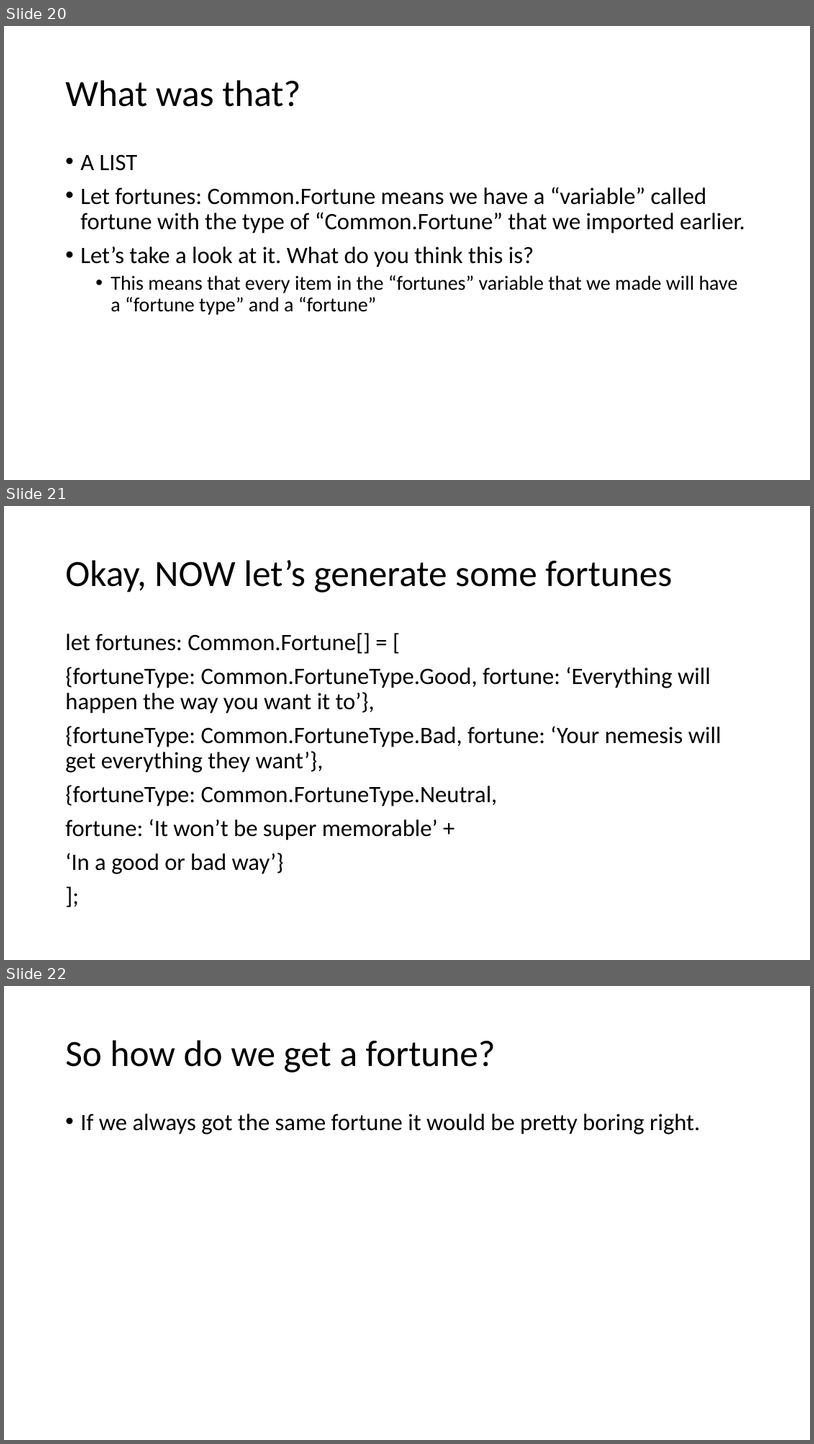
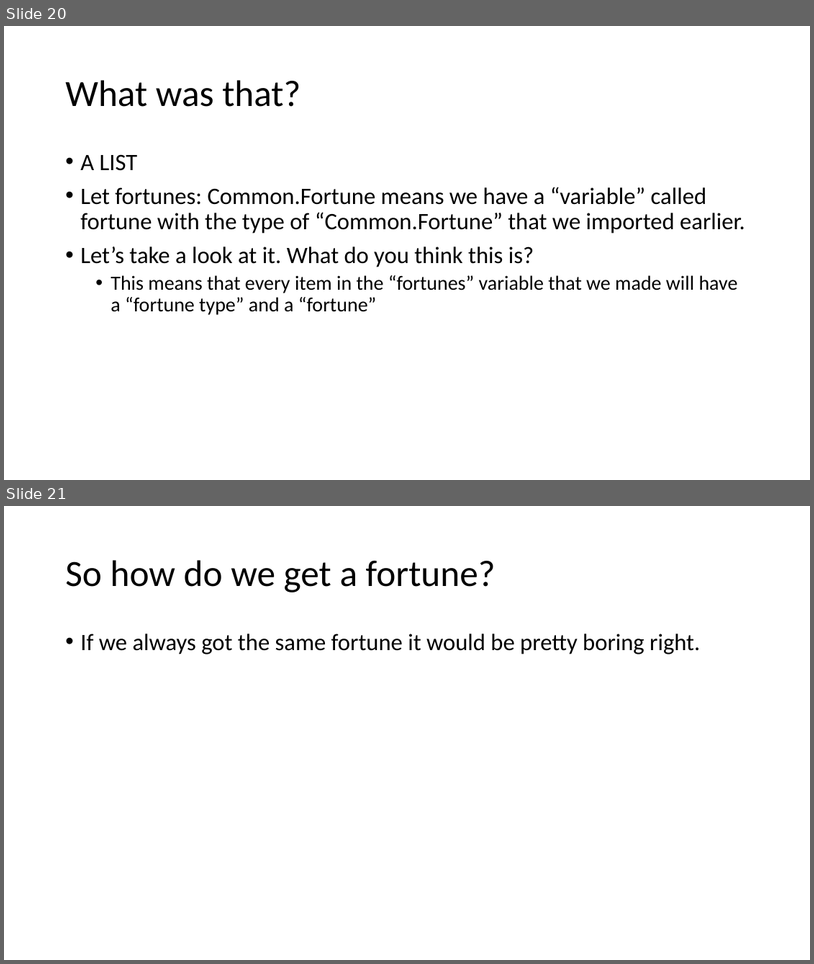
Before and after one commit to sarahdonofrio/digigirlz, a slide deck: magic-eight-ball/ReactPresentation.pptx. Shown one above the other, each under a label of ours: slides 20, 21 and 22 before the commit, slides 20 and 21 after it. The pictures are 814x1444 and 814x964 pixels, drawn with LibreOffice and Linux fonts; fonts in the diff are those of the drawing. Boxes give left, top, right and bottom in pixels: in the first picture for what was removed or moved away, otherwise in the second. Text is boxed around its words. In the diff, an @@ line names an element or a change of style, - is before the commit and + after.

```diff
--- a/magic-eight-ball/ReactPresentation.pptx
+++ b/magic-eight-ball/ReactPresentation.pptx
@@ slide 21 removed at box(4, 506, 810, 960), background #FFFFFF @@
@@ title removed at box(65, 560, 672, 592) @@
-Okay, NOW let’s generate some fortunes
@@ text removed at box(65, 633, 722, 874) @@
-let fortunes: Common.Fortune[] = [
-{fortuneType: Common.FortuneType.Good, fortune: ‘Everything will happen the way you want it to’},
-{fortuneType: Common.FortuneType.Bad, fortune: ‘Your nemesis will get everything they want’},
-{fortuneType: Common.FortuneType.Neutral,
-fortune: ‘It won’t be super memorable’ +
-‘In a good or bad way’}
-];
@@ what was slide 22 is now slide 21 @@
```
Also in this commit, not shown: 2 slides changed, 1 other file.
